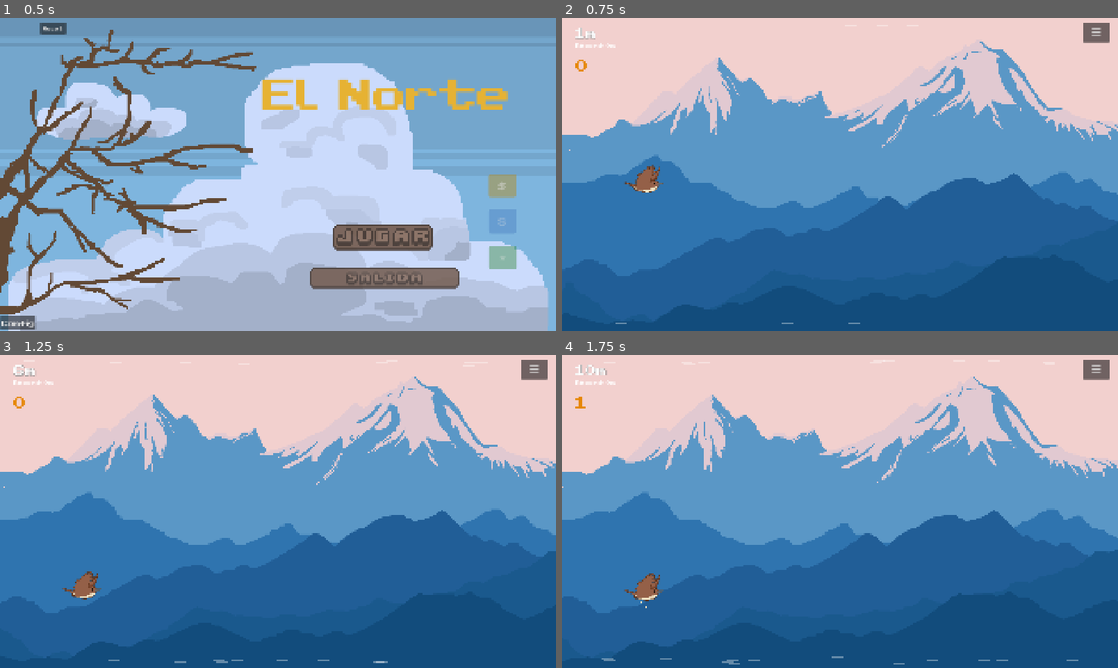
Above: before the commit, frames 1-4 (two rows, left to right).
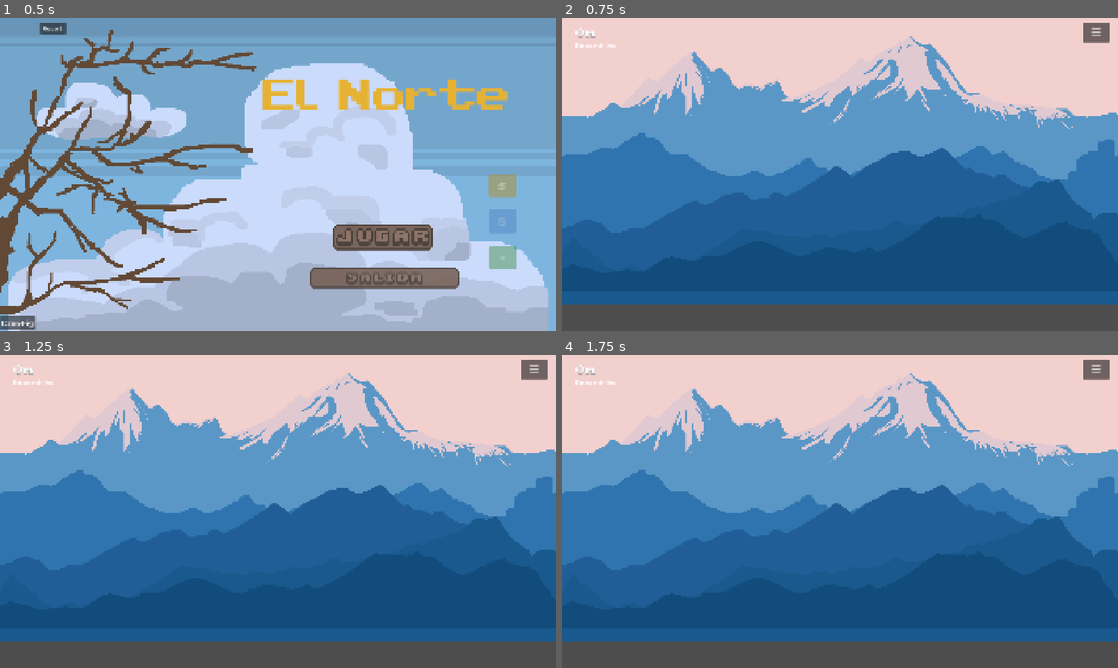
Above: after the commit, the same moments.

Repository: TomasMoreno21/El-Norte
Game: Godot game, scene res://scenes/menu/menu.tscn
Two runs of this game, one before a commit and one after it. Both use one fixed random seed, a clock stepped at 60 frames per second and the inputs below.
Inputs (mouse positions are in pixels of both pictures, inside the frame that each line leads up to):
- Up to frame 1 (0.5 s): no input
- Up to frame 2 (0.75 s): click (945, 237) at 0.5 s
- Up to frame 3 (1.25 s): no input
- Up to frame 4 (1.75 s): tap Enter at 1.25 s; move the mouse to (962, 495) at 1.27 s; hold D from 1.28 s (still down); tap Tab at 1.35 s; click (962, 495) at 1.42 s; tap Space at 1.52 s

Frame 1 is identical in both runs. In frame 2, 35% of the frame differs, in the area x 0-100%, y 3-100%; in frame 3, 34%; in frame 4, 34%.
Error after the commit: Parse Error: Cannot infer the type of "key" variable because the value doesn't have a set type. (res://scenes/data_manager/data_manager.gd:400)

Commit message:
feat: rewards de logros con boton Recoger, floating text dorado, pending_rewards persistente

Diff:
--- a/scenes/data_manager/data_manager.gd
+++ b/scenes/data_manager/data_manager.gd
@@ -141,6 +141,7 @@
 var storms_survived := 0
 var max_distance := 0
 var completed_achievements := {}
+var pending_rewards := {}
 var kiwi_accepts := 0
 var total_upgrades_bought := 0
 var calmas_survived := 0
@@ -390,16 +391,39 @@
 			completed_achievements[id] = next_idx
 			var rtype: String = level_data["reward_type"]
 			var ramount: int = level_data["reward_amount"]
-			if rtype == "bolas":
-				bolas_balance += ramount
-			elif rtype == "palitos":
-				palitos_balance += ramount
-			elif rtype == "unlock_bird":
-				if not "premio_pajarero" in unlocked_birds:
-					unlocked_birds.append("premio_pajarero")
-			unlocked.append({ "id": id, "level": next_idx, "name": a["name"], "desc": level_data["desc"] })
+			pending_rewards[id + "_" + str(next_idx)] = { "rtype": rtype, "ramount": ramount }
+			unlocked.append({ "id": id, "level": next_idx, "name": a["name"], "desc": level_data["desc"], "reward_type": rtype, "reward_amount": ramount })
 	save_data()
 	return unlocked
+
+func claim_achievement_reward(info: Dictionary) -> void:
+	var key := info["id"] + "_" + str(info["level"])
+	if key not in pending_rewards:
+		return
+	var rdata = pending_rewards[key]
+	var rtype := rdata["rtype"]
+	var ramount := rdata["ramount"]
+	pending_rewards.erase(key)
+	match rtype:
+		"bolas":
+			bolas_balance += ramount
+		"palitos":
+			palitos_balance += ramount
+		"unlock_bird":
+			if not "premio_pajarero" in unlocked_birds:
+				unlocked_birds.append("premio_pajarero")
+	save_data()
+
+func _format_reward(rtype: String, ramount: int) -> String:
+	match rtype:
+		"bolas":
+			return "+%d barro" % ramount
+		"palitos":
+			return "+%d palitos" % ramount
+		"unlock_bird":
+			return "¡Nuevo pájaro!"
+		_:
+			return ""
 
 func get_current_value(cond: String) -> int:
 	match cond:
@@ -449,11 +473,12 @@
 	overlay.process_mode = PROCESS_MODE_WHEN_PAUSED
 	scene.add_child(overlay)
 
+	var POPUP_H := 140
 	var vp := get_viewport().get_visible_rect().size
 	var bg := ColorRect.new()
 	bg.color = Color(0.05, 0.05, 0.05, 0.85)
-	bg.size = Vector2(350, 88)
-	bg.position = Vector2(16, vp.y - 88 - 16)
+	bg.size = Vector2(350, POPUP_H)
+	bg.position = Vector2(16, vp.y - POPUP_H - 16)
 	bg.mouse_filter = Control.MOUSE_FILTER_PASS
 
 	var name_lbl := Label.new()
@@ -468,7 +493,7 @@
 	desc_lbl.text = info["desc"]
 	desc_lbl.add_theme_font_size_override("font_size", 14)
 	desc_lbl.add_theme_color_override("font_color", Color(0.7, 0.7, 0.7))
-	desc_lbl.position = Vector2(0, 46)
+	desc_lbl.position = Vector2(0, 42)
 	desc_lbl.size = Vector2(350, 32)
 	desc_lbl.horizontal_alignment = HORIZONTAL_ALIGNMENT_CENTER
 
@@ -476,19 +501,65 @@
 	bg.add_child(desc_lbl)
 	overlay.add_child(bg)
 
+	var btn := Button.new()
+	btn.text = "Recoger"
+	btn.size = Vector2(120, 36)
+	btn.position = Vector2((350 - 120) / 2, 76)
+	var theme := Theme.new()
+	var style := StyleBoxFlat.new()
+	style.bg_color = Color(0.55, 0.45, 0.15)
+	style.corner_radius_top_left = 6
+	style.corner_radius_top_right = 6
+	style.corner_radius_bottom_left = 6
+	style.corner_radius_bottom_right = 6
+	theme.set_stylebox("normal", "Button", style)
+	theme.set_stylebox("hover", "Button", style)
+	theme.set_stylebox("pressed", "Button", style)
+	var style_hover := style.duplicate()
+	style_hover.bg_color = Color(0.7, 0.55, 0.2)
+	theme.set_stylebox("hover", "Button", style_hover)
+	theme.set_color("font_color", "Button", Color.WHITE)
+	theme.set_font_size("font_size", "Button", 18)
+	btn.theme = theme
+	bg.add_child(btn)
+
 	bg.modulate = Color(1, 1, 1, 0)
 	var tw := get_tree().create_tween().set_pause_mode(Tween.TWEEN_PAUSE_PROCESS)
 	tw.tween_property(bg, "modulate", Color(1, 1, 1, 1), 0.3)
 
-	await get_tree().create_timer(3.5, false).timeout
-	if not is_instance_valid(overlay):
-		return
-
-	var tw2 := get_tree().create_tween().set_pause_mode(Tween.TWEEN_PAUSE_PROCESS)
-	tw2.tween_property(bg, "modulate", Color(1, 1, 1, 0), 0.5)
-	await tw2.finished
-	if is_instance_valid(overlay):
-		overlay.queue_free()
+	var claimed := false
+	btn.pressed.connect(func():
+		if claimed:
+			return
+		claimed = true
+		claim_achievement_reward(info)
+		AudioManager.play_sfx("achievement")
+		var txt := _format_reward(info.get("reward_type", ""), info.get("reward_amount", 0))
+		if not txt.is_empty():
+			_show_floating_reward_text(overlay, txt)
+		await get_tree().create_timer(0.8, false).timeout
+		if is_instance_valid(overlay):
+			overlay.queue_free()
+	)
+
+	while not claimed:
+		await get_tree().process_frame
+		if not is_instance_valid(overlay):
+			break
+
+func _show_floating_reward_text(overlay: CanvasLayer, text: String) -> void:
+	var lbl := Label.new()
+	lbl.text = text
+	lbl.add_theme_font_size_override("font_size", 28)
+	lbl.add_theme_color_override("font_color", Color(1.0, 0.75, 0.06))
+	lbl.horizontal_alignment = HORIZONTAL_ALIGNMENT_CENTER
+	lbl.size = Vector2(350, 40)
+	lbl.position = Vector2(0, 10)
+	overlay.add_child(lbl)
+	var tw := get_tree().create_tween().set_pause_mode(Tween.TWEEN_PAUSE_PROCESS)
+	tw.tween_property(lbl, "position", lbl.position + Vector2(0, -40), 0.8)
+	tw.parallel().tween_property(lbl, "modulate", Color(1, 1, 1, 0), 0.8)
+	tw.tween_callback(lbl.queue_free)
 
 func save_data() -> void:
 	var data := {
@@ -502,6 +573,7 @@
 		"storms_survived": storms_survived,
 		"max_distance": max_distance,
 		"completed_achievements": completed_achievements,
+		"pending_rewards": pending_rewards,
 		"kiwi_accepts": kiwi_accepts,
 		"total_upgrades_bought": total_upgrades_bought,
 		"calmas_survived": calmas_survived,
@@ -554,7 +626,7 @@
 					u["kiwi"] = u["calandria"]
 					u.erase("calandria")
 				upgrades = u
-				var ca = data.get("completed_achievements", {})
+				var 				ca = data.get("completed_achievements", {})
 				if ca is Array:
 					var old : Array = ca
 					completed_achievements = {}
@@ -562,6 +634,7 @@
 						completed_achievements[aid] = 0
 				else:
 					completed_achievements = ca
+				pending_rewards = data.get("pending_rewards", {})
 			elif data is int:
 				palitos_balance = data
 				bolas_balance = 0
--- a/scenes/main/main.gd
+++ b/scenes/main/main.gd
@@ -713,9 +713,7 @@
 		return
 	for a in nuevos:
 		AudioManager.play_sfx("popup")
-		AudioManager.play_sfx("achievement")
-		DataManager.show_achievement_popup(a)
-		await get_tree().create_timer(2.8, false, true).timeout
+		await DataManager.show_achievement_popup(a)
 
 func _on_revive() -> void:
 	AudioManager.play_sfx("revive")
